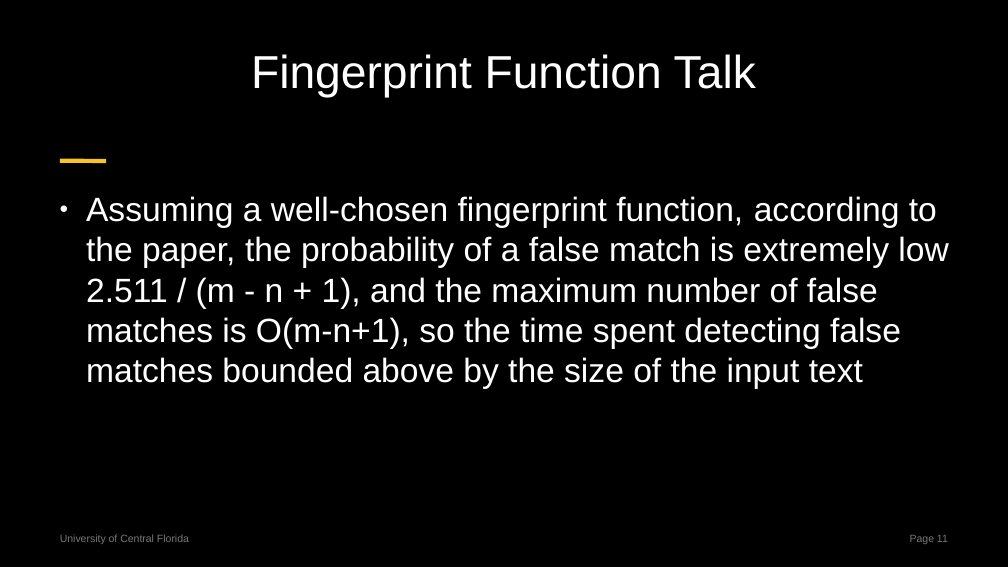
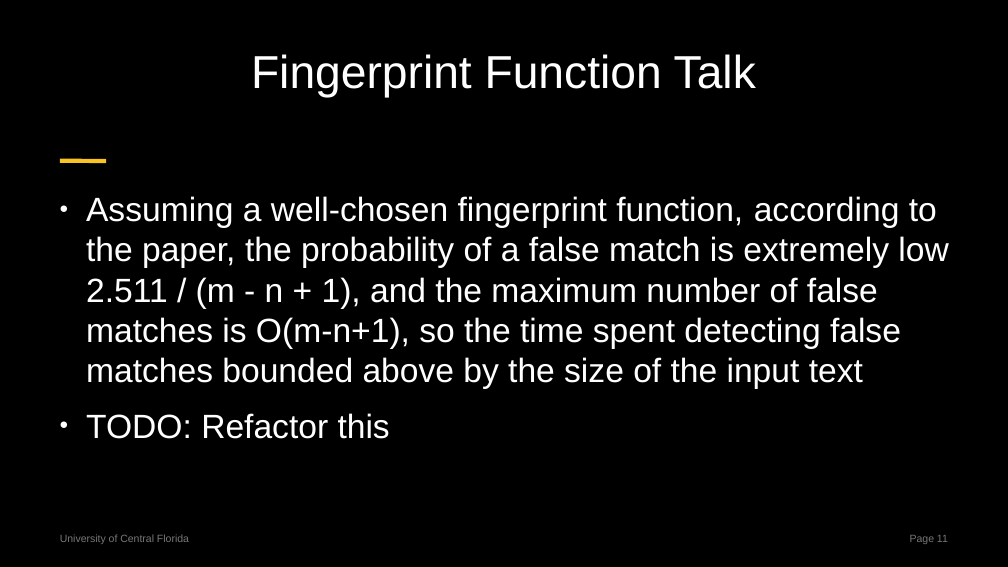
Before and after one commit to centuryhopper/Fall2022CourseContents, a slide deck: slide 11 of CAP6515/paper_presentation_files/rabin-karp-presentation.pptx. Drawn at 1008x567 pixels with LibreOffice and Linux fonts; fonts in the diff are those of the drawing. Boxes give left, top, right and bottom in pixels: in the first picture for what was removed or moved away, otherwise in the second. Text is boxed around its words. In the diff, an @@ line names an element or a change of style, - is before the commit and + after.

```diff
--- a/CAP6515/paper_presentation_files/rabin-karp-presentation.pptx
+++ b/CAP6515/paper_presentation_files/rabin-karp-presentation.pptx
@@ text at (86, 413, 390, 439): paragraph added @@
+● TODO: Refactor this
```
Also in this commit, not shown: 11 other slides changed, 2 slides removed.
